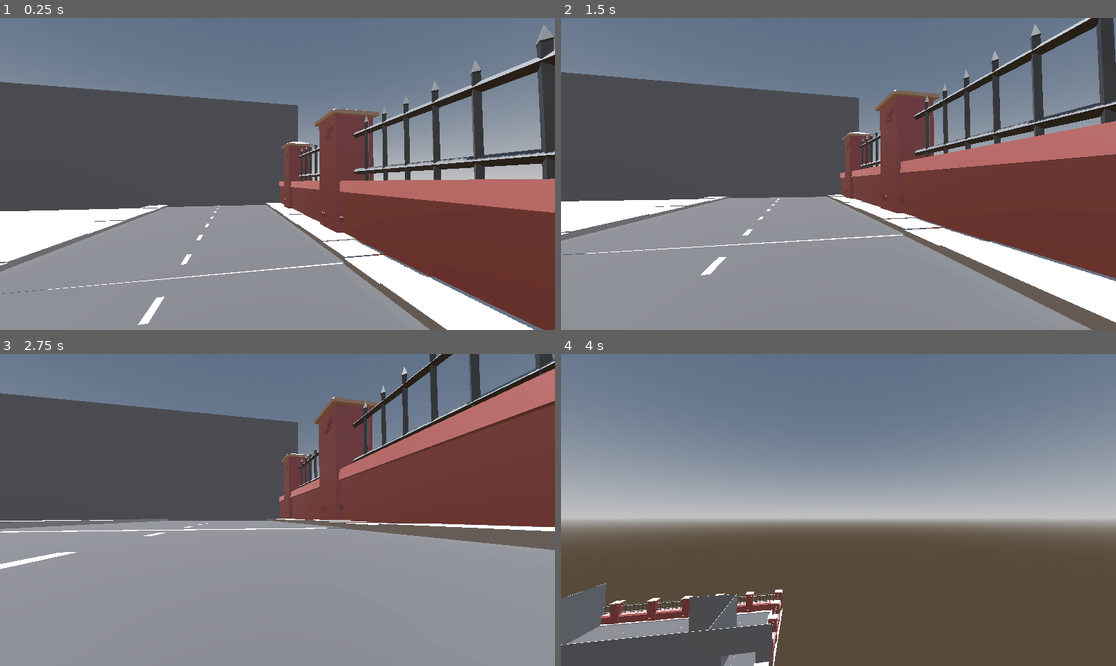
Above: before the commit, frames 1-4 (two rows, left to right).
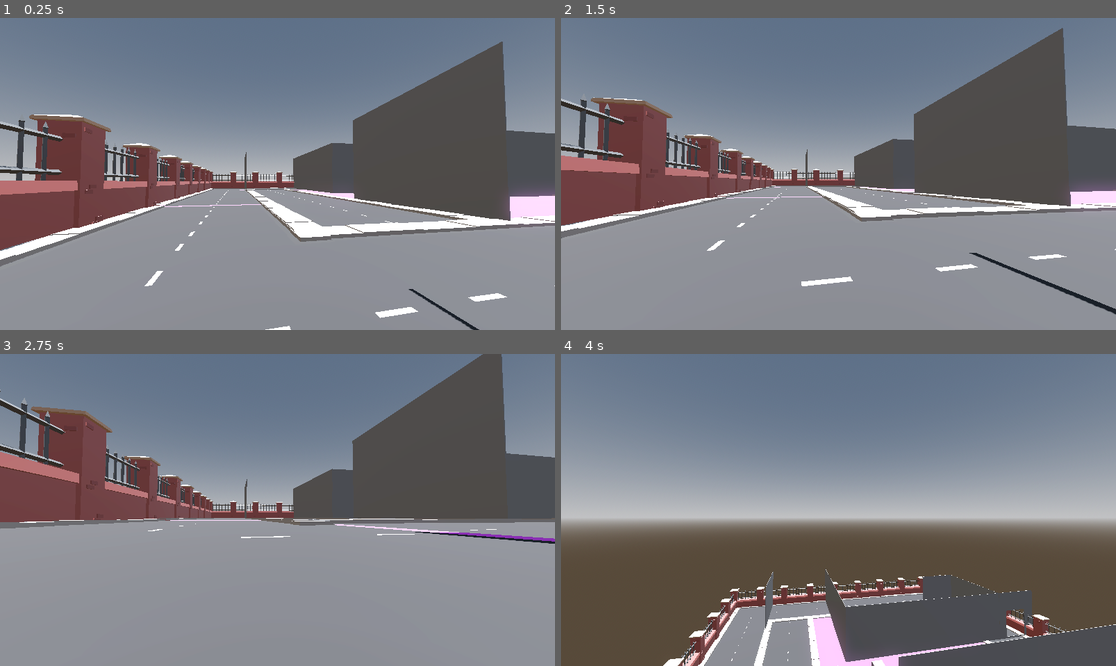
Above: after the commit, the same moments.

Repository: Ammar-Yasser-13/Salakhana-Game-2026
Game: Godot game, scene res://scenes/model_level_1.tscn
Two runs of this game, one before a commit and one after it. Both use one fixed random seed, a clock stepped at 60 frames per second and the inputs below. This scene is started directly instead of the project's main scene.
Inputs (mouse positions are in pixels of both pictures, inside the frame that each line leads up to):
- Up to frame 1 (0.25 s): no input
- Up to frame 2 (1.5 s): tap Enter (ui_accept) at 0.5 s; move the mouse to (960, 158) at 0.52 s; hold D (Right_Player) 0.53-1.28 s; click (960, 158) at 0.6 s; tap Space (Jump_Player) at 0.77 s; move the mouse to (727, 189) at 1.27 s; hold S (Backward_Player) from 1.28 s (still down); tap Shift (Sprint_Player) at 1.35 s
- Up to frame 3 (2.75 s): tap Space (Jump_Player) at 1.52 s; move the mouse to (333, 441) at 2.02 s; release S (Backward_Player) at 2.03 s; hold D (Right_Player) from 2.03 s (still down); click (333, 441) at 2.1 s
- Up to frame 4 (4 s): tap Enter (ui_accept) at 2.75 s; move the mouse to (810, 572) at 2.77 s; release D (Right_Player) at 2.78 s; hold W (Forward_Player) 2.78-3.53 s; tap Shift (Sprint_Player) at 2.85 s; tap Space (Jump_Player) at 3.02, 3.77 s; move the mouse to (1005, 556) at 3.52 s; hold Left (Left_Player) from 3.53 s (still down); click (1005, 556) at 3.6 s

The runs differ from the first frame. In frame 1, 52% of the frame differs, in the area x 0-100%, y 2-100%; in frame 2, 49%; in frame 3, 41%; in frame 4, 10%.

Commit message:
some floors added

Diff:
--- a/twin-edge/scenes/model_level_1.tscn
+++ b/twin-edge/scenes/model_level_1.tscn
@@ -4,7 +4,6 @@
 [ext_resource type="PackedScene" uid="uid://b6me0ikt7dm81" path="res://scenes/assets_with_collision/fence_end.tscn" id="2_ac4d1"]
 [ext_resource type="PackedScene" uid="uid://carrur17r25c4" path="res://scenes/assets_with_collision/fence_piece.tscn" id="3_7xgyx"]
 [ext_resource type="PackedScene" uid="uid://bcava2bwtrm28" path="res://scenes/assets_with_collision/street_turn.tscn" id="4_7xgyx"]
-[ext_resource type="PackedScene" uid="uid://cvwodejm3c6kh" path="res://scenes/assets_with_collision/street_t.tscn" id="5_qnb21"]
 [ext_resource type="PackedScene" uid="uid://dljswqdhq1d6h" path="res://scenes/assets_with_collision/street_straight.tscn" id="6_bfgjj"]
 
 [sub_resource type="ProceduralSkyMaterial" id="ProceduralSkyMaterial_ffnre"]
@@ -22,6 +21,9 @@
 tonemap_mode = 2
 glow_enabled = true
 
+[sub_resource type="StandardMaterial3D" id="StandardMaterial3D_qnb21"]
+albedo_color = Color(1, 0.3529412, 1, 1)
+
 [node name="model level 1" type="Node3D" unique_id=2105410516]
 
 [node name="WorldEnvironment" type="WorldEnvironment" parent="." unique_id=239212469]
@@ -34,7 +36,7 @@
 directional_shadow_max_distance = 120.0
 
 [node name="player" parent="." unique_id=1089465899 instance=ExtResource("1_ffnre")]
-transform = Transform3D(-0.9796699, 0, 0.20061632, 0, 1, 0, -0.20061632, 0, -0.9796699, -418.00354, 31.067268, -367.6433)
+transform = Transform3D(-0.9796699, 0, 0.20061632, 0, 1, 0, -0.20061632, 0, -0.9796699, 359.72208, 31.067268, -414.43085)
 
 [node name="CSGCombiner3D" type="CSGCombiner3D" parent="." unique_id=2039415791]
 
@@ -164,15 +166,13 @@
 [node name="doors" type="Node" parent="CSGCombiner3D/room1" unique_id=2007274131]
 
 [node name="floor" type="CSGBox3D" parent="CSGCombiner3D" unique_id=1169740850]
-transform = Transform3D(1, 0, 0, 0, 1, 0, 0, 0, 1, 0.099591255, -1.137518, 0.20130539)
-use_collision = true
-collision_mask = 2
-size = Vector3(1000, 1, 1000)
+transform = Transform3D(1, 0, 0, 0, 1, 0, 0, 0, 1, 0.099591255, -1.6370181, 0.20130539)
+use_collision = true
+collision_mask = 2
+size = Vector3(1000, 1.579834, 1000)
+material = SubResource("StandardMaterial3D_qnb21")
 
 [node name="walls" type="Node3D" parent="." unique_id=1671150521]
-
-[node name="FenceEnd" parent="walls" unique_id=67229396 instance=ExtResource("2_ac4d1")]
-transform = Transform3D(100, 0, 0, 0, 100, 0, 0, 0, 100, 435.6423, -3.8098602, 494.05353)
 
 [node name="FencePiece" parent="walls" unique_id=1523798319 instance=ExtResource("3_7xgyx")]
 transform = Transform3D(100, 0, 0, 0, 100, 0, 0, 0, 100, -105.19952, -2.9751816, 493.89)
@@ -198,9 +198,6 @@
 [node name="FencePiece8" parent="walls" unique_id=1040457566 instance=ExtResource("3_7xgyx")]
 transform = Transform3D(100, 0, 0, 0, 100, 0, 0, 0, 100, 2.1127625, -2.9751816, 493.89)
 
-[node name="FenceEnd2" parent="walls" unique_id=388853638 instance=ExtResource("2_ac4d1")]
-transform = Transform3D(100, 0, 0, 0, 100, 0, 0, 0, 100, 435.6423, -3.8098602, -465.0724)
-
 [node name="FencePiece9" parent="walls" unique_id=1662143675 instance=ExtResource("3_7xgyx")]
 transform = Transform3D(100, 0, 0, 0, 100, 0, 0, 0, 100, -105.19952, -2.9751816, -465.2359)
 
@@ -226,31 +223,31 @@
 transform = Transform3D(100, 0, 0, 0, 100, 0, 0, 0, 100, 2.1127625, -2.9751816, -465.2359)
 
 [node name="FenceEnd3" parent="walls" unique_id=302386307 instance=ExtResource("2_ac4d1")]
-transform = Transform3D(-0.03490885, 0, 99.99999, 0, 100, 0, -99.99999, 0, -0.03490885, 488.72955, -2.4542542, 438.71628)
+transform = Transform3D(-0.03490885, 0, 99.99999, 0, 100, 0, -99.99999, 0, -0.03490885, 470.11432, -2.4542542, 438.71628)
 
 [node name="FencePiece17" parent="walls" unique_id=838184094 instance=ExtResource("3_7xgyx")]
-transform = Transform3D(-0.32811606, 0, -99.99948, 0, 100.000015, 0, 99.99948, 0, -0.32811606, 486.9999, -2.9751816, 331.173)
+transform = Transform3D(-0.32811606, 0, -99.99948, 0, 100.000015, 0, 99.99948, 0, -0.32811606, 468.38467, -2.9751816, 331.173)
 
 [node name="FencePiece18" parent="walls" unique_id=2092042507 instance=ExtResource("3_7xgyx")]
-transform = Transform3D(-0.32811606, 0, -99.99948, 0, 100.000015, 0, 99.99948, 0, -0.32811606, 486.9999, -2.9751816, 227.23187)
+transform = Transform3D(-0.32811606, 0, -99.99948, 0, 100.000015, 0, 99.99948, 0, -0.32811606, 468.38467, -2.9751816, 227.23187)
 
 [node name="FencePiece19" parent="walls" unique_id=1616301776 instance=ExtResource("3_7xgyx")]
-transform = Transform3D(-0.32811606, 0, -99.99948, 0, 100.000015, 0, 99.99948, 0, -0.32811606, 486.9999, -2.9751816, 119.95482)
+transform = Transform3D(-0.32811606, 0, -99.99948, 0, 100.000015, 0, 99.99948, 0, -0.32811606, 468.38467, -2.9751816, 119.95482)
 
 [node name="FencePiece20" parent="walls" unique_id=428773885 instance=ExtResource("3_7xgyx")]
-transform = Transform3D(-0.32811606, 0, -99.99948, 0, 100.000015, 0, 99.99948, 0, -0.32811606, 486.9999, -2.9751816, 16.013687)
+transform = Transform3D(-0.32811606, 0, -99.99948, 0, 100.000015, 0, 99.99948, 0, -0.32811606, 468.38467, -2.9751816, 16.013687)
 
 [node name="FencePiece21" parent="walls" unique_id=899013773 instance=ExtResource("3_7xgyx")]
-transform = Transform3D(-0.32811606, 0, -99.99948, 0, 100.000015, 0, 99.99948, 0, -0.32811606, 486.9999, -2.9751816, -92.985916)
+transform = Transform3D(-0.32811606, 0, -99.99948, 0, 100.000015, 0, 99.99948, 0, -0.32811606, 468.38467, -2.9751816, -92.985916)
 
 [node name="FencePiece22" parent="walls" unique_id=250467219 instance=ExtResource("3_7xgyx")]
-transform = Transform3D(-0.32811606, 0, -99.99948, 0, 100.000015, 0, 99.99948, 0, -0.32811606, 486.9999, -2.9751816, -196.92705)
+transform = Transform3D(-0.32811606, 0, -99.99948, 0, 100.000015, 0, 99.99948, 0, -0.32811606, 468.38467, -2.9751816, -196.92705)
 
 [node name="FencePiece23" parent="walls" unique_id=1805091344 instance=ExtResource("3_7xgyx")]
-transform = Transform3D(-0.32811606, 0, -99.99948, 0, 100.000015, 0, 99.99948, 0, -0.32811606, 486.9999, -2.9751816, -304.2041)
+transform = Transform3D(-0.32811606, 0, -99.99948, 0, 100.000015, 0, 99.99948, 0, -0.32811606, 468.38467, -2.9751816, -304.2041)
 
 [node name="FencePiece24" parent="walls" unique_id=1262993308 instance=ExtResource("3_7xgyx")]
-transform = Transform3D(-0.32811606, 0, -99.99948, 0, 100.000015, 0, 99.99948, 0, -0.32811606, 486.9999, -2.9751816, -408.1452)
+transform = Transform3D(-0.32811606, 0, -99.99948, 0, 100.000015, 0, 99.99948, 0, -0.32811606, 468.38467, -2.9751816, -408.1452)
 
 [node name="FenceEnd4" parent="walls" unique_id=116651955 instance=ExtResource("2_ac4d1")]
 transform = Transform3D(-0.03490885, 0, 99.99999, 0, 100, 0, -99.99999, 0, -0.03490885, -483.74506, -2.4542542, 438.71628)
@@ -279,25 +276,28 @@
 [node name="FencePiece32" parent="walls" unique_id=703218890 instance=ExtResource("3_7xgyx")]
 transform = Transform3D(-0.32811606, 0, -99.99948, 0, 100.000015, 0, 99.99948, 0, -0.32811606, -485.4747, -2.9751816, -408.1452)
 
+[node name="FencePiece33" parent="walls" unique_id=652307256 instance=ExtResource("3_7xgyx")]
+transform = Transform3D(100, 0, 0, 0, 100, 0, 0, 0, 100, 427.65817, -2.9751816, -465.2359)
+
+[node name="FencePiece34" parent="walls" unique_id=769271062 instance=ExtResource("3_7xgyx")]
+transform = Transform3D(100, 0, 0, 0, 100, 0, 0, 0, 100, 423.92606, -2.9751816, 493.89)
+
 [node name="floors" type="Node3D" parent="." unique_id=1324070487]
 
 [node name="StreetTurn" parent="floors" unique_id=835518234 instance=ExtResource("4_7xgyx")]
 transform = Transform3D(20, 0, 0, 0, 20, 0, 0, 0, 20, -394.5552, 0.030830383, -376.45624)
 
 [node name="StreetTurn2" parent="floors" unique_id=716342702 instance=ExtResource("4_7xgyx")]
-transform = Transform3D(0.25795135, 0, -19.998337, 0, 20, 0, 19.998337, 0, 0.25795135, 386.19244, 0.0058670044, -367.7866)
+transform = Transform3D(0.25795135, 0, -19.998337, 0, 20, 0, 19.998337, 0, 0.25795135, 386.19244, -0.5342026, -367.351)
 
 [node name="StreetTurn3" parent="floors" unique_id=675771430 instance=ExtResource("4_7xgyx")]
 transform = Transform3D(0.052358985, 0, 19.999931, 0, 20, 0, -19.999931, 0, 0.052358985, -395.2779, 0.030830383, 408.565)
 
 [node name="StreetTurn4" parent="floors" unique_id=38812091 instance=ExtResource("4_7xgyx")]
-transform = Transform3D(-19.999846, 0, -0.07853826, 0, 20.000004, 0, 0.07853826, 0, -19.999846, 381.73917, 0.030830383, 420.52585)
-
-[node name="StreetT" parent="floors" unique_id=1027899010 instance=ExtResource("5_qnb21")]
-transform = Transform3D(-19.989643, 0, 0.6435648, 0, 20, 0, -0.6435648, 0, -19.989643, 731.1621, 3.9126892, 238.22308)
+transform = Transform3D(-19.999846, 0, -0.07853826, 0, 20.000004, 0, 0.07853826, 0, -19.999846, 381.73917, 0.45454407, 420.52585)
 
 [node name="StreetStraight" parent="floors" unique_id=768800657 instance=ExtResource("6_bfgjj")]
-transform = Transform3D(20, 0, 0, 0, 20, 0, 0, 0, 20, 406.94855, 0.3101883, 280.22003)
+transform = Transform3D(20, 0, 0, 0, 20, 0, 0, 0, 20, 406.94855, 0.3101883, 278.13864)
 
 [node name="StreetStraight2" parent="floors" unique_id=1560389808 instance=ExtResource("6_bfgjj")]
 transform = Transform3D(20, 0, 0, 0, 20, 0, 0, 0, 20, 406.94855, 0.3101883, 120.54361)
@@ -306,7 +306,7 @@
 transform = Transform3D(20, 0, 0, 0, 20, 0, 0, 0, 20, 406.94855, 0.3101883, -37.733185)
 
 [node name="StreetStraight4" parent="floors" unique_id=1057040394 instance=ExtResource("6_bfgjj")]
-transform = Transform3D(20, 0, 0, 0, 20, 0, 0, 0, 20, 406.94855, 0.3101883, -196.98837)
+transform = Transform3D(20, 0, 0, 0, 20, 0, 0, 0, 20, 406.94855, -0.4107399, -199.81418)
 
 [node name="StreetStraight5" parent="floors" unique_id=252751811 instance=ExtResource("6_bfgjj")]
 transform = Transform3D(-19.999235, 0, -0.1748808, 0, 20, 0, 0.1748808, 0, -19.999235, -419.9671, 0.3101883, -233.71295)
@@ -321,7 +321,7 @@
 transform = Transform3D(-19.999235, 0, -0.1748808, 0, 20, 0, 0.1748808, 0, -19.999235, -415.83185, 0.3101883, 236.17787)
 
 [node name="StreetStraight9" parent="floors" unique_id=1226827389 instance=ExtResource("6_bfgjj")]
-transform = Transform3D(0.13613394, 0, 19.999537, 0, 19.999998, 0, -19.999537, 0, 0.13613394, 248.67477, 0.3101883, -392.74567)
+transform = Transform3D(0.13613394, 0, 19.999537, 0, 19.999998, 0, -19.999537, 0, 0.13613394, 248.09662, 0.3101883, -392.74567)
 
 [node name="StreetStraight10" parent="floors" unique_id=1013541443 instance=ExtResource("6_bfgjj")]
 transform = Transform3D(0.13613394, 0, 19.999537, 0, 19.999998, 0, -19.999537, 0, 0.13613394, 93.869385, 0.3101883, -393.77307)
@@ -343,3 +343,15 @@
 
 [node name="StreetStraight16" parent="floors" unique_id=498775829 instance=ExtResource("6_bfgjj")]
 transform = Transform3D(0.13613394, 0, 19.999537, 0, 19.999998, 0, -19.999537, 0, 0.13613394, -222.45226, 0.3101883, 394.3659)
+
+[node name="StreetStraight17" parent="floors" unique_id=1399530266 instance=ExtResource("6_bfgjj")]
+transform = Transform3D(20, 0, 0, 0, 20, 0, 0, 0, 20, 266.4881, 0.3101883, 121.486664)
+
+[node name="StreetStraight18" parent="floors" unique_id=1012808259 instance=ExtResource("6_bfgjj")]
+transform = Transform3D(20, 0, 0, 0, 20, 0, 0, 0, 20, 266.4881, 0.3101883, 281.3155)
+
+[node name="StreetStraight19" parent="floors" unique_id=336421753 instance=ExtResource("6_bfgjj")]
+transform = Transform3D(20, 0, 0, 0, 20, 0, 0, 0, 20, 266.4881, 0.3101883, -196.75375)
+
+[node name="StreetStraight20" parent="floors" unique_id=151679609 instance=ExtResource("6_bfgjj")]
+transform = Transform3D(20, 0, 0, 0, 20, 0, 0, 0, 20, 266.4881, 0.3101883, -37.80874)
